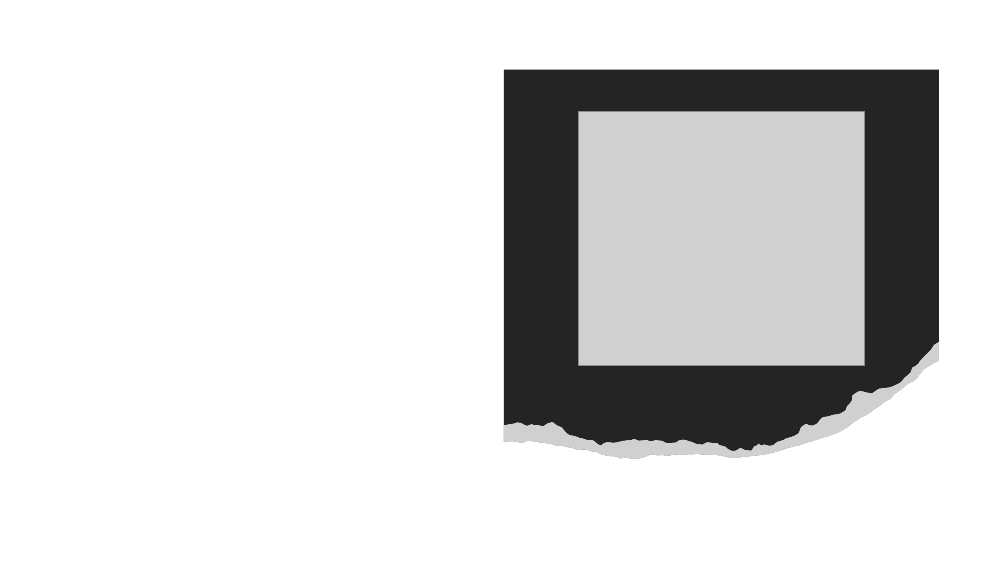
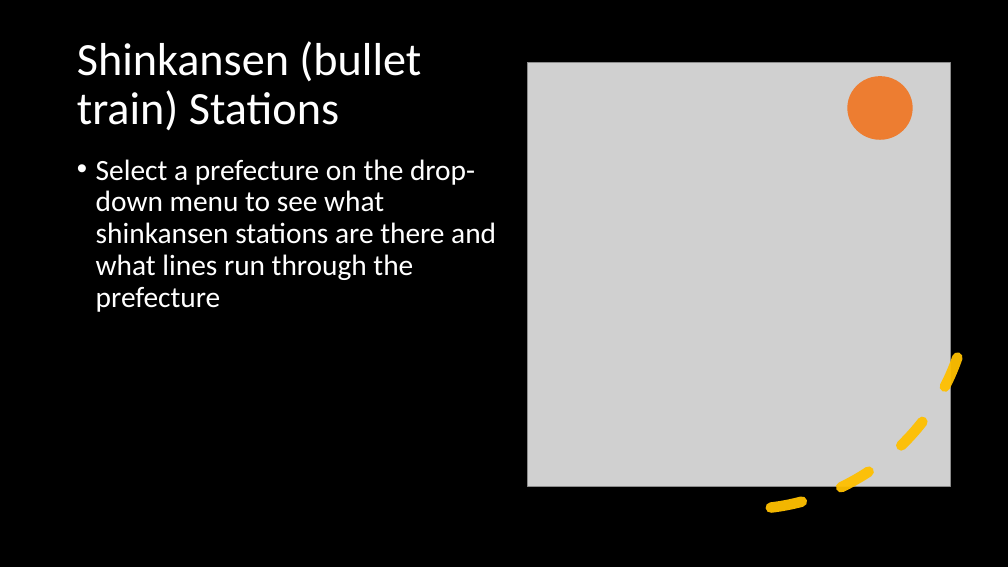
Before and after one commit to Dizzybelle/Project-3, a slide deck: slide 7 of Japan_presentation.pptx. Drawn at 1008x567 pixels with LibreOffice and Linux fonts; fonts in the diff are those of the drawing; grey boxes stand for pictures. Boxes give left, top, right and bottom in pixels: in the first picture for what was removed or moved away, otherwise in the second. Text is boxed around its words. In the diff, an @@ line names an element or a change of style, - is before the commit and + after.

```diff
--- a/Japan_presentation.pptx
+++ b/Japan_presentation.pptx
@@ background #FFFFFF to #000000 @@
@@ title added at <box>77,41,421,131</box>, 44 pt, text #FFFFFF @@
+Shinkansen (bullet train) Stations
@@ arc (boxed as its full ellipse) added at <box>493,32,995,534</box>, outline #FFC000 10 pt dashed @@
@@ picture: place and size @@
-picture at <box>578,112,864,365</box>
+picture at <box>527,63,951,486</box>
@@ ellipse added at <box>848,76,913,140</box>, fill #ED7D31 @@
@@ text added at <box>96,159,496,312</box>, 28 pt, text #FFFFFF @@
+• Select a prefecture on the drop-down menu to see what shinkansen stations are there and what lines run through the prefecture
@@ group removed at <box>504,70,939,459</box>: 3 freeform shapes, 1 picture @@
```
Also in this commit, not shown: 7 other slides changed.
